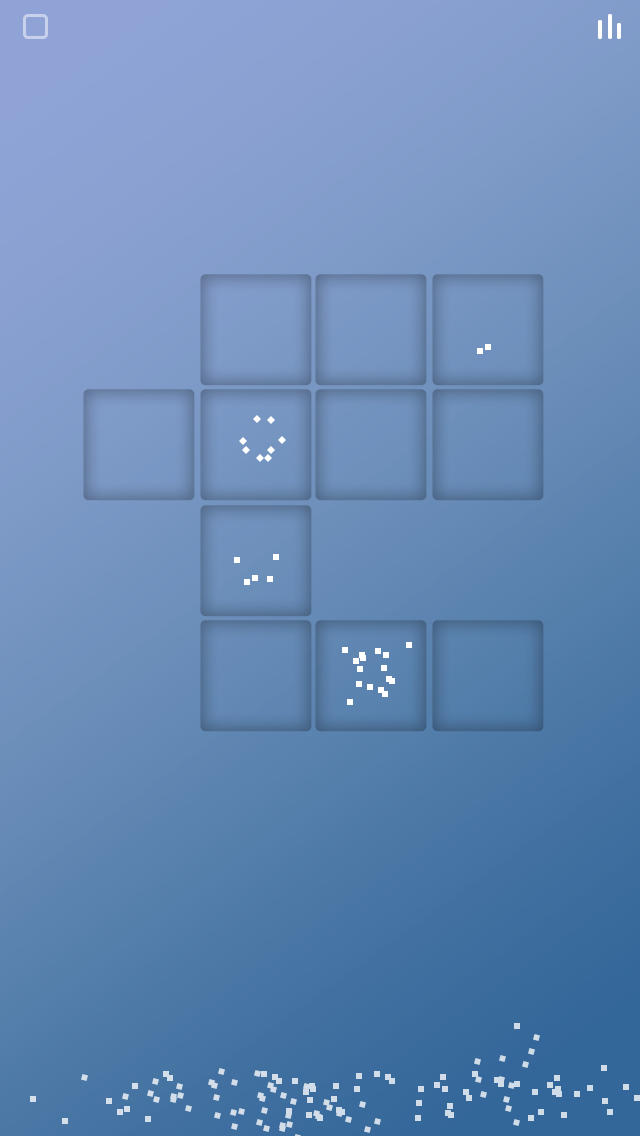
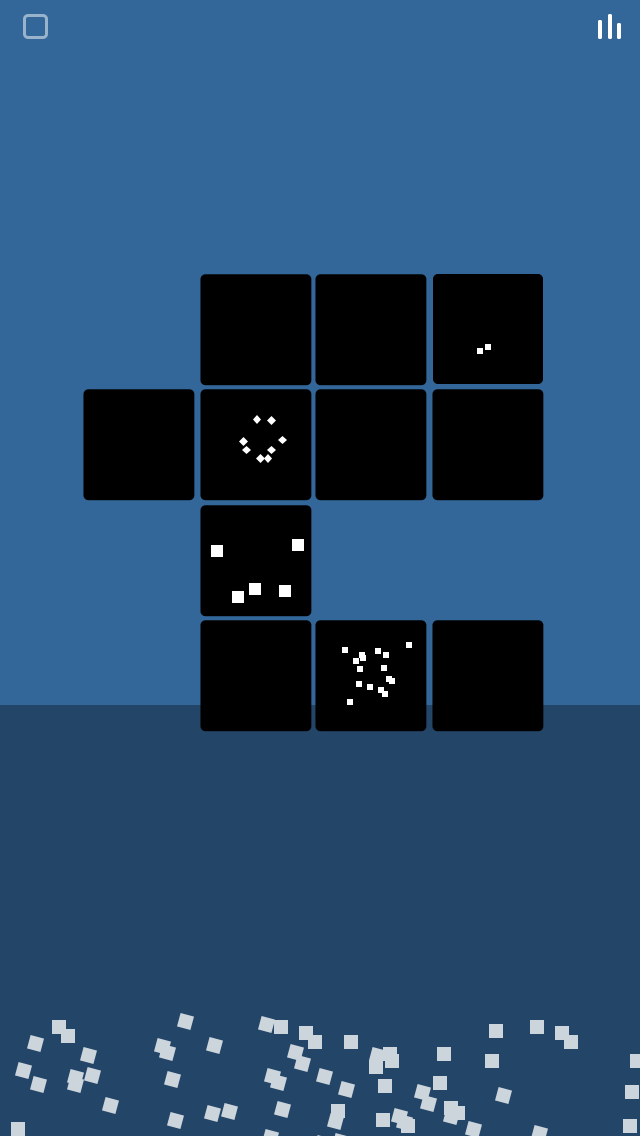
Two versions of the same layered image (640×1136). Layer-by-layer changes:
"Qubit copy 58": opacity 48% → 100% over bbox(83, 389, 195, 501)
"Qubit copy 57": opacity 48% → 100% over bbox(200, 389, 312, 501)
"Qubit copy 55": opacity 48% → 100% over bbox(200, 274, 312, 386)
"Qubit copy 54": opacity 48% → 100% over bbox(315, 389, 427, 501)
"Qubit copy 53": opacity 48% → 100% over bbox(432, 389, 544, 501)
"Qubit copy 52": opacity 48% → 100% over bbox(315, 274, 427, 386)
"Qubit copy 51": opacity 48% → 100%, painted on it over bbox(432, 274, 544, 386)
"Qubit copy 49": opacity 48% → 100% over bbox(200, 620, 312, 732)
"Qubit copy 47": opacity 48% → 100% over bbox(200, 505, 312, 617)
"Qubit copy 46": opacity 48% → 100% over bbox(315, 620, 427, 732)
"Qubit copy 45": opacity 48% → 100% over bbox(432, 620, 544, 732)
painted on "Rectangle 1 copy 97" over bbox(27, 1035, 159, 1085)
painted on "Rectangle 1 copy 43" over bbox(385, 1026, 569, 1080)
painted on "Rectangle 1 copy 40" over bbox(354, 1054, 499, 1092)
painted on "Rectangle 1 copy 37" over bbox(389, 1035, 578, 1084)
painted on "Rectangle 1 copy 36" over bbox(374, 1020, 544, 1077)
painted on "Rectangle 1 copy 30" over bbox(418, 1054, 640, 1092)
painted on "Rectangle 1 copy 13" (5th of 5, in "Harvester" › "Captured Qubits") over bbox(333, 1047, 451, 1089)
painted on "Rectangle 1 copy 12" (5th of 5, in "Harvester" › "Captured Qubits") over bbox(356, 1024, 503, 1079)
painted on "Rectangle 1 copy 11" (5th of 5, in "Harvester" › "Captured Qubits") over bbox(52, 1020, 169, 1077)
painted on "Rectangle 1 copy 5" (5th of 5, in "Harvester" › "Captured Qubits") over bbox(61, 1029, 173, 1081)
added group "ProgressLine" with 1 layers above "Background" over bbox(0, 705, 640, 1136)
added layer "Rectangle 2" (32%) in group "ProgressLine" over bbox(0, 705, 640, 1136)
hid "Twilight" over bbox(0, 0, 640, 1136)
…and 119 more changes (119 painted)
